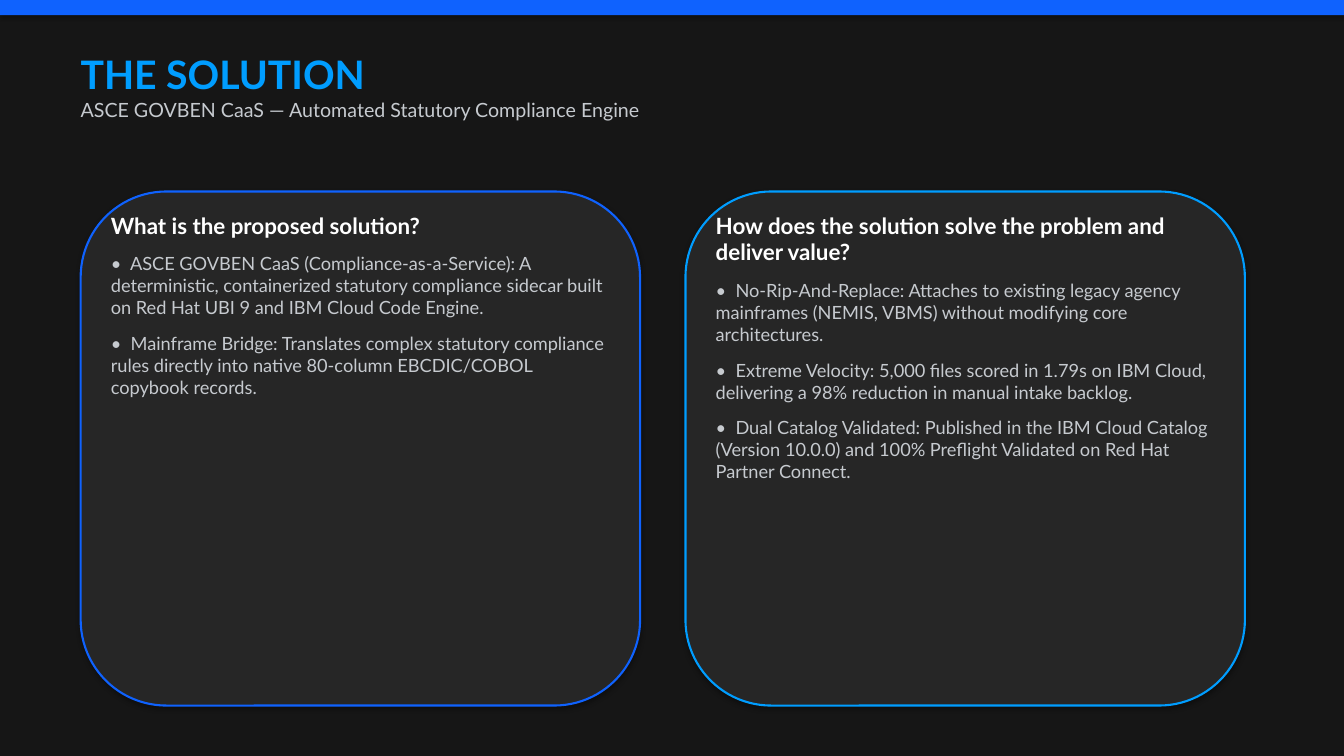
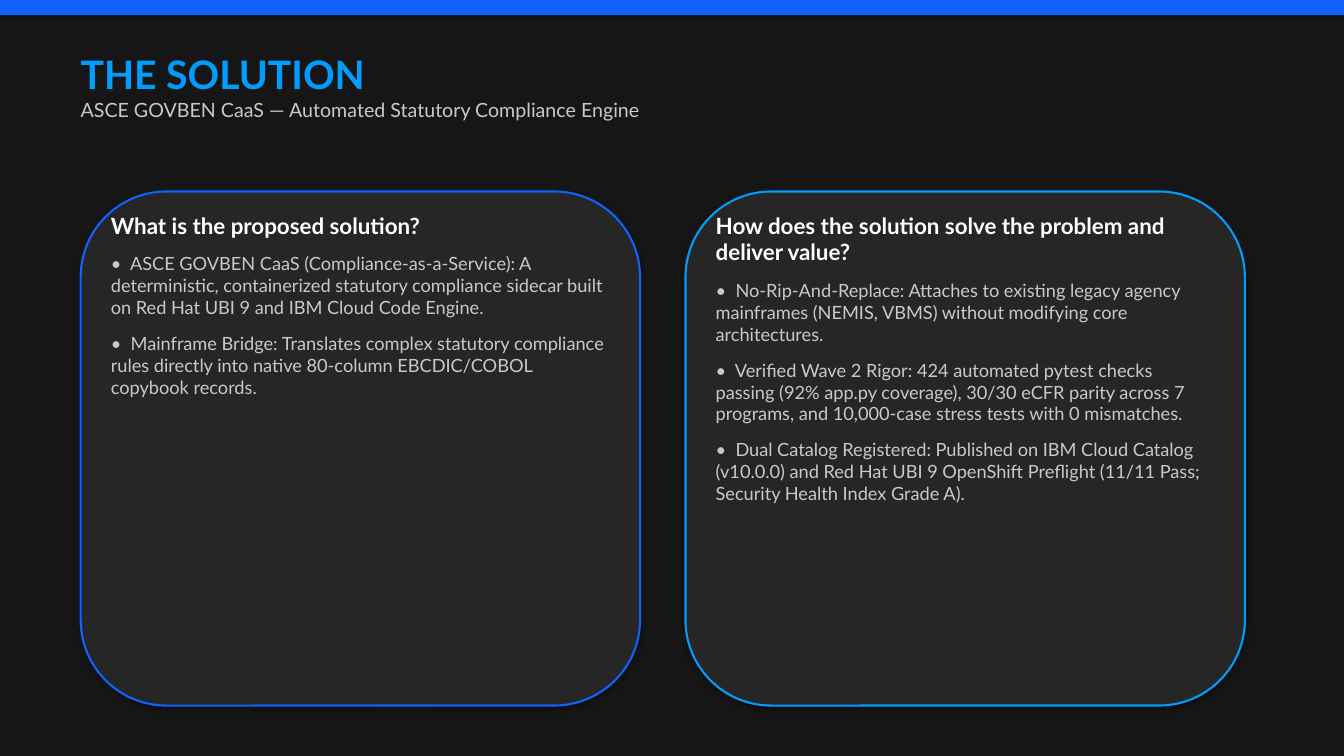
Before and after one commit to tbullitt18-collab/asce-technologies, a slide deck: slide 3 of ibm-skillsbuild-ell-2026/ASCE_IBM_SkillsBuild_Showcase_Presentation.pptx. Drawn at 1344x756 pixels with LibreOffice and Linux fonts; fonts in the diff are those of the drawing. Boxes give left, top, right and bottom in pixels: in the first picture for what was removed or moved away, otherwise in the second. Text is boxed around its words. In the diff, an @@ line names an element or a change of style, - is before the commit and + after.

Commit message:
Wave 2 alignment: sync hardened engine, /copilot showcase, 2m27s video, Bob MCP/sessions, and docs

```diff
--- a/ibm-skillsbuild-ell-2026/ASCE_IBM_SkillsBuild_Showcase_Presentation.pptx
+++ b/ibm-skillsbuild-ell-2026/ASCE_IBM_SkillsBuild_Showcase_Presentation.pptx
@@ text at box(716, 363, 1200, 503): text changed @@
-• Extreme Velocity: 5,000 files scored in 1.79s on IBM Cloud, delivering a 98% reduction in manual intake backlog.
-• Dual Catalog Validated: Published in the IBM Cloud Catalog (Version 10.0.0) and 100% Preflight Validated on Red Hat Partner Connect.
+• Verified Wave 2 Rigor: 424 automated pytest checks passing (92% app.py coverage), 30/30 eCFR parity across 7 programs, and 10,000-case stress tests with 0 mismatches.
+• Dual Catalog Registered: Published on IBM Cloud Catalog (v10.0.0) and Red Hat UBI 9 OpenShift Preflight (11/11 Pass; Security Health Index Grade A).
```
Also in this commit, not shown: 3 other slides changed, 34 other files.
